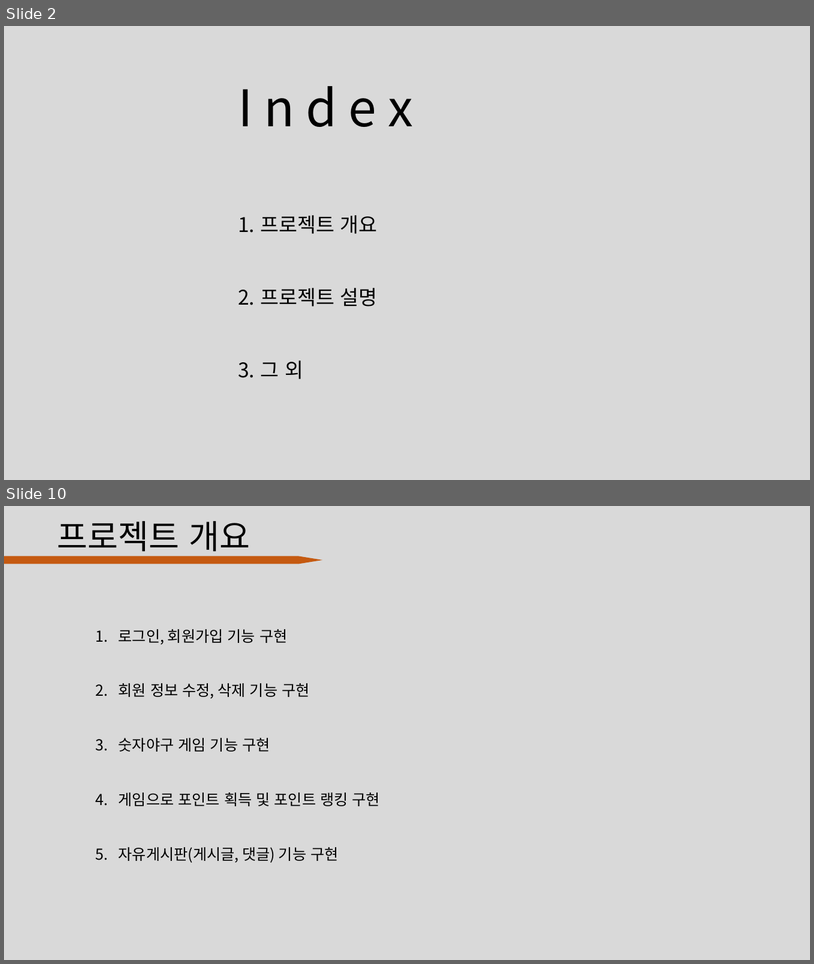
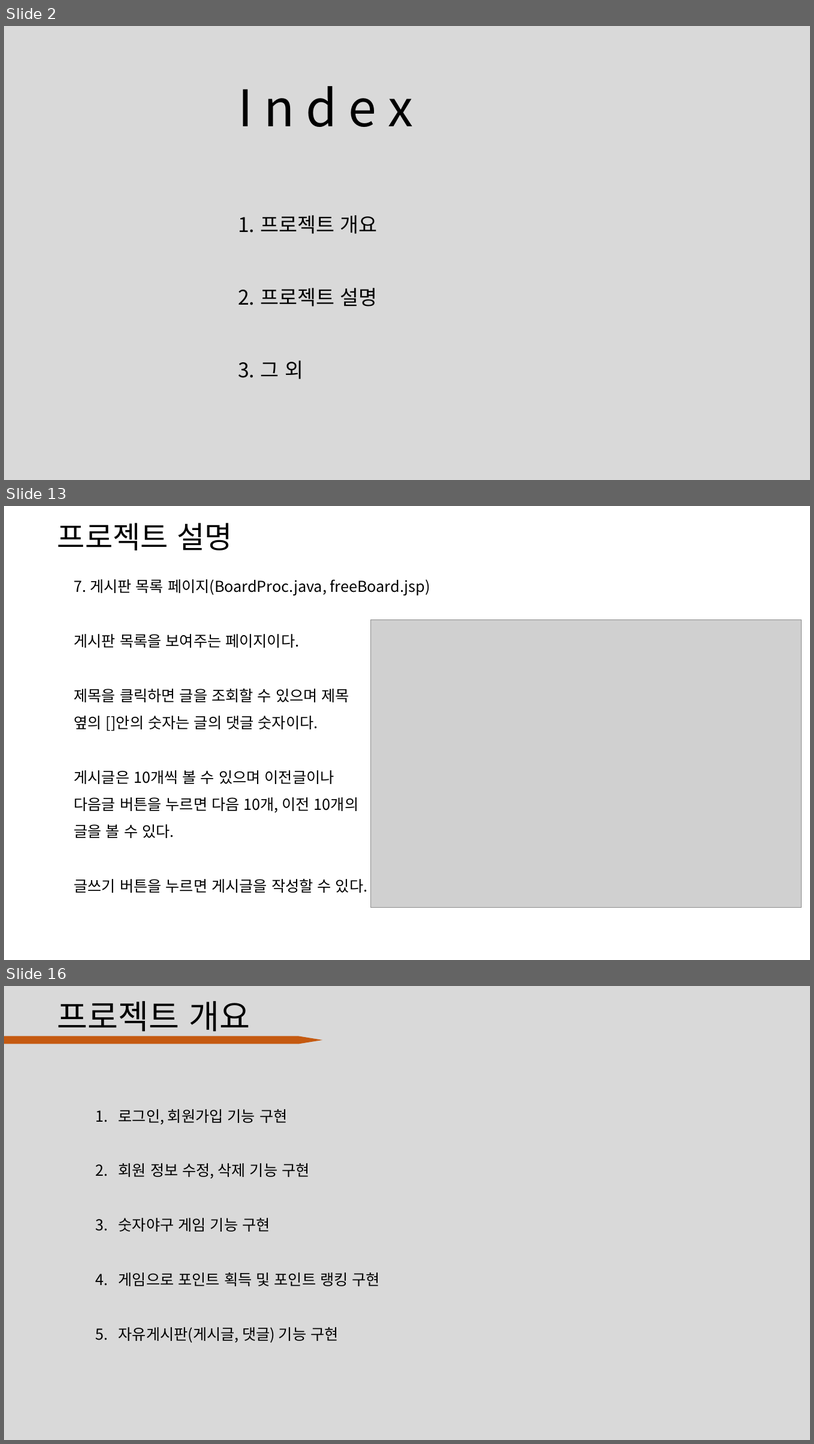
Before and after one commit to DevDogFe/baseball, a slide deck: 숫자 야구.pptx. Shown one above the other, each under a label of ours: slides 2 and 10 before the commit, slides 2, 13 and 16 after it; the slides between them are not shown. The pictures are 814x964 and 814x1444 pixels, drawn with LibreOffice and Linux fonts; fonts in the diff are those of the drawing; grey boxes stand for pictures. Boxes give left, top, right and bottom in pixels: in the first picture for what was removed or moved away, otherwise in the second. Text is boxed around its words. In the diff, an @@ line names an element or a change of style, - is before the commit and + after.

```diff
--- a/숫자 야구.pptx
+++ b/숫자 야구.pptx
@@ slide 13 added at (4,506,810,960), background #FFFFFF @@
@@ title added at (57,523,233,550), 36 pt, text #000000 @@
+프로젝트 설명
@@ text added at (74,579,431,595), 18 pt, text #000000 @@
+7. 게시판 목록 페이지(BoardProc.java, freeBoard.jsp)
@@ picture added at (371,620,802,907) @@
@@ text added at (74,634,368,892), 18 pt, text #000000 @@
+게시판 목록을 보여주는 페이지이다.
+제목을 클릭하면 글을 조회할 수 있으며 제목 옆의 []안의 숫자는 글의 댓글 숫자이다.
+게시글은 10개씩 볼 수 있으며 이전글이나 다음글 버튼을 누르면 다음 10개, 이전 10개의 글을 볼 수 있다.
+글쓰기 버튼을 누르면 게시글을 작성할 수 있다.
@@ what was slide 10 is now slide 16 @@
```
Also in this commit, not shown: 6 slides changed, 6 other slides added, 1 slide removed, 4 other files.
